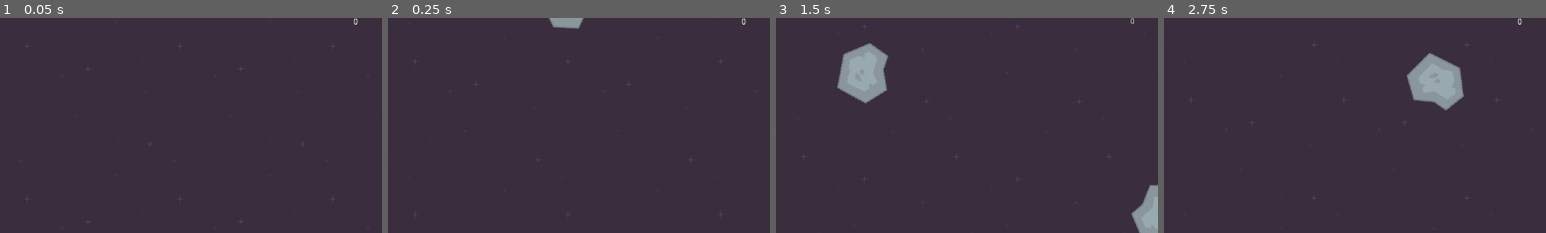
Above: before the commit, frames 1-4 (left to right).
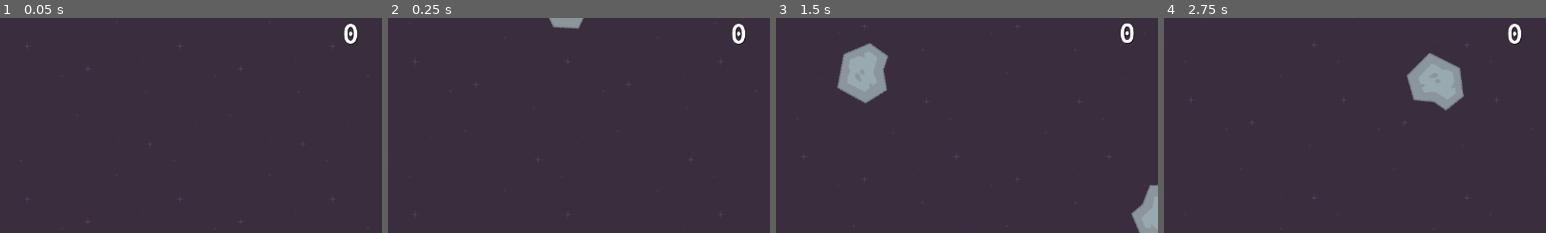
Above: after the commit, the same moments.

Repository: LeoDiana/SpaceShooter
Game: Godot game, scene res://Game.tscn
Two runs of this game, one before a commit and one after it. Both use one fixed random seed, a clock stepped at 60 frames per second and the inputs below.
Inputs:
- Up to frame 1 (0.05 s): no input
- Up to frame 2 (0.25 s): no input
- Up to frame 3 (1.5 s): tap Enter at 0.5 s; hold Space (shoot) 0.53-1.28 s; hold Right (ui_right) from 0.53 s (still down); tap Space (shoot) at 1.35 s
- Up to frame 4 (2.75 s): release Right (ui_right) at 2.03 s; hold Left (ui_left) from 2.03 s (still down); hold Space (shoot) from 2.03 s (still down)
The pictures show only the part of the screen within x 50-100%, y 0-50%; the shares and areas given below are measured in that part.

The runs differ from the first frame. In frame 1, 0.3% of the frame differs, in the area x 90-94%, y 0-13%; in frame 2, 0.3%; in frame 3, 0.3%; in frame 4, 0.3%.

Commit message:
game over, difficulty

Diff:
--- a/AsteroidSpawner.gd
+++ b/AsteroidSpawner.gd
@@ -1,7 +1,8 @@
 extends Node
 
 var asteroid_scene = load("res://objects/Asteroid.tscn")
-
+var asteroid_spawn_interval := 2.0
+var difficulty_index := 1.5
 
 func _ready():
 	_spawn_asteroid()
@@ -21,3 +22,17 @@
 	asteroid.angular_damp = 0
 	asteroid.linear_velocity = Vector2(rand_range(-300, 300), 300)
 	asteroid.linear_damp = 0
+
+
+func _on_DifficultyTimer_timeout():
+	$SpawnTimer.wait_time = float(asteroid_spawn_interval) / float(difficulty_index)
+	difficulty_index += 1
+	print($SpawnTimer.wait_time)
+
+func restart():
+	$SpawnTimer.stop()
+	$DifficultyTimer.stop()
+	asteroid_spawn_interval = 2
+	difficulty_index = 1.5
+	$SpawnTimer.start()
+	$DifficultyTimer.start()
--- a/Game.gd
+++ b/Game.gd
@@ -1,4 +1,7 @@
 extends Node2D
+
+var is_game_over := false
+var player_scene = load("res://characters/Player.tscn")
 
 func _ready():
 	connect("resized", self, "call_wrap_around")
@@ -8,4 +11,53 @@
 
 
 func _on_Player_laser_shoot():
-	pass # Replace with function body.
+	$ScreenShake.start(0.1, 15, 4, 0)
+
+# Game Over
+func _on_Player_player_died():
+	# stop gameplay music and load "game over" music
+	$MusicPlayer.stop()
+	$MusicPlayer.stream = load("res://assets/audio/music/sawsquarenoise_-_06_-_Towel_Defence_Jingle_Loose.ogg")
+	$MusicPlayer.stream.loop = false
+	$MusicPlayer.volume_db = -5
+
+	# stop new asteroids from spawning
+	$AsteroidSpawner/SpawnTimer.stop()
+
+	# turn off "roaring" sound for every already-spawned asteroid
+	for a in get_tree().get_nodes_in_group("asteroids"):
+		if (!a.is_queued_for_deletion() and a.has_node("AudioStreamPlayer2D")):
+			a.get_node("AudioStreamPlayer2D").stop()
+
+
+	$GameOverTimer.start()
+
+func _on_GameOverTimer_timeout():
+	# play "game over" music and show "game over" screen
+	$MusicPlayer.play(0)
+	$GameOverLabel.visible = true
+	is_game_over = true
+
+func _unhandled_input(event: InputEvent) -> void:
+	if (is_game_over and event.is_action_released("restart_game")):
+		_restart_game()
+
+func _restart_game():
+	_undo_game_over()
+	_respawn_player()
+	$AsteroidSpawner.restart()
+	$GUI/MarginContainer/HBoxContainer/VBoxContainer/Score.reset()
+	is_game_over = false
+
+func _undo_game_over():
+	$GameOverLabel.visible = false
+	$MusicPlayer.stop()
+	$MusicPlayer.stream = load("res://assets/audio/music/sawsquarenoise_-_03_-_Towel_Defence_Ingame.ogg")
+	$MusicPlayer.stream.loop = true
+	$MusicPlayer.volume_db = -10
+	$MusicPlayer.play(0)
+
+func _respawn_player():
+	var player = player_scene.instance()
+	player.position = Vector2(626, 680)
+	add_child(player)
--- a/Game.tscn
+++ b/Game.tscn
@@ -8,6 +8,8 @@
 [ext_resource path="res://entities/MainCamera.tscn" type="PackedScene" id=6]
 [ext_resource path="res://entities/MainCamera.gd" type="Script" id=7]
 [ext_resource path="res://ui/Score.gd" type="Script" id=8]
+[ext_resource path="res://assets/audio/music/sawsquarenoise_-_03_-_Towel_Defence_Ingame.ogg" type="AudioStream" id=9]
+[ext_resource path="res://assets/fonts/UbuntuMono-Bold.ttf" type="DynamicFontData" id=10]
 
 [sub_resource type="Shader" id=1]
 code = "shader_type canvas_item;
@@ -24,6 +26,20 @@
 shader = SubResource( 1 )
 shader_param/direction = Vector2( 0, -1 )
 shader_param/speed_scale = 0.5
+
+[sub_resource type="DynamicFont" id=4]
+size = 50
+font_data = ExtResource( 10 )
+
+[sub_resource type="DynamicFont" id=3]
+size = 200
+font_data = ExtResource( 10 )
+
+[sub_resource type="DynamicFont" id=5]
+size = 50
+use_mipmaps = true
+use_filter = true
+font_data = ExtResource( 10 )
 
 [node name="Game" type="Node2D"]
 script = ExtResource( 3 )
@@ -69,18 +85,59 @@
 margin_left = 20.0
 margin_top = 10.0
 margin_right = 1260.0
-margin_bottom = 50.0
+margin_bottom = 115.0
 
 [node name="VBoxContainer" type="VBoxContainer" parent="GUI/MarginContainer/HBoxContainer"]
 margin_right = 1240.0
-margin_bottom = 40.0
+margin_bottom = 105.0
 size_flags_horizontal = 3
 
 [node name="Score" type="Label" parent="GUI/MarginContainer/HBoxContainer/VBoxContainer"]
 margin_right = 1240.0
-margin_bottom = 31.0
+margin_bottom = 105.0
+custom_fonts/font = SubResource( 4 )
+custom_colors/font_color_shadow = Color( 0, 0, 0, 1 )
 text = "0
 "
 align = 2
 script = ExtResource( 8 )
-[connection signal="laser_shoot" from="Player" to="MainCamera" method="_on_Player_laser_shoot"]
+
+[node name="MusicPlayer" type="AudioStreamPlayer" parent="."]
+stream = ExtResource( 9 )
+volume_db = -10.0
+autoplay = true
+
+[node name="GameOverLabel" type="Label" parent="."]
+visible = false
+margin_left = 205.988
+margin_top = 170.108
+margin_right = 1105.99
+margin_bottom = 370.108
+custom_fonts/font = SubResource( 3 )
+custom_colors/font_color_shadow = Color( 0, 0, 0, 1 )
+text = "Game Over"
+align = 1
+valign = 1
+__meta__ = {
+"_edit_use_anchors_": false
+}
+
+[node name="RestartLabel" type="Label" parent="GameOverLabel"]
+margin_left = 146.041
+margin_top = 314.305
+margin_right = 746.041
+margin_bottom = 365.305
+custom_fonts/font = SubResource( 5 )
+custom_colors/font_color = Color( 0.992157, 0.992157, 0.827451, 1 )
+custom_colors/font_color_shadow = Color( 0, 0, 0, 1 )
+text = "Press \"SPACE\" to Restart"
+align = 1
+valign = 1
+__meta__ = {
+"_edit_use_anchors_": false
+}
+
+[node name="GameOverTimer" type="Timer" parent="."]
+one_shot = true
+[connection signal="player_died" from="Player" to="." method="_on_Player_player_died"]
+[connection signal="timeout" from="GameOverTimer" to="." method="_on_GameOverTimer_timeout"]
--- a/characters/Player.gd
+++ b/characters/Player.gd
@@ -1,14 +1,25 @@
 extends KinematicBody2D
 
 signal laser_shoot
+signal player_died
+
 const SPEED := 600
 var player_explosion_scene = load("res://objects/ParticlesPlayerExplosion.tscn")
+
+func _ready() -> void:
+	var camera = get_parent().get_node("MainCamera")
+	self.connect("laser_shoot", camera, "_on_Player_laser_shoot")
+
+	var game = get_parent()
+	self.connect("player_died", game, "_on_Player_player_died")
 
 func explode():
 	var explosion = player_explosion_scene.instance()
 	explosion.position = self.position
 	get_parent().add_child(explosion)
 	explosion.emitting = true
+
+	emit_signal("player_died")
 
 	queue_free()
 
--- a/objects/AsteroidSpawner.tscn
+++ b/objects/AsteroidSpawner.tscn
@@ -8,4 +8,9 @@
 [node name="SpawnTimer" type="Timer" parent="."]
 wait_time = 0.3
 autostart = true
+
+[node name="DifficultyTimer" type="Timer" parent="."]
+wait_time = 5.0
+autostart = true
 [connection signal="timeout" from="SpawnTimer" to="." method="_spawn_asteroid"]
+[connection signal="timeout" from="DifficultyTimer" to="." method="_on_DifficultyTimer_timeout"]
--- a/project.godot
+++ b/project.godot
@@ -41,6 +41,11 @@
 "events": [ Object(InputEventKey,"resource_local_to_scene":false,"resource_name":"","device":0,"alt":false,"shift":false,"control":false,"meta":false,"command":false,"pressed":false,"scancode":32,"unicode":0,"echo":false,"script":null)
  ]
 }
+restart_game={
+"deadzone": 0.5,
+"events": [ Object(InputEventKey,"resource_local_to_scene":false,"resource_name":"","device":0,"alt":false,"shift":false,"control":false,"meta":false,"command":false,"pressed":false,"scancode":32,"unicode":0,"echo":false,"script":null)
+ ]
+}
 
 [rendering]
 
--- a/ui/PointsScored.tscn
+++ b/ui/PointsScored.tscn
@@ -1,7 +1,12 @@
-[gd_scene load_steps=3 format=2]
+[gd_scene load_steps=5 format=2]
 
 [ext_resource path="res://PointsScored.gd" type="Script" id=1]
 [ext_resource path="res://assets/audio/sfx/ScorePoint.wav" type="AudioStream" id=2]
+[ext_resource path="res://assets/fonts/UbuntuMono-Bold.ttf" type="DynamicFontData" id=3]
+
+[sub_resource type="DynamicFont" id=1]
+size = 18
+font_data = ExtResource( 3 )
 
 [node name="PointsScored" type="Node2D"]
 script = ExtResource( 1 )
@@ -11,6 +16,7 @@
 margin_top = -7.0
 margin_right = 15.0
 margin_bottom = 10.0
+custom_fonts/font = SubResource( 1 )
 custom_colors/font_color = Color( 0.980392, 0.913725, 0.0784314, 1 )
 custom_colors/font_color_shadow = Color( 0, 0, 0, 1 )
 text = "100
--- a/ui/Score.gd
+++ b/ui/Score.gd
@@ -4,3 +4,6 @@
 	var score = int(text)
 	score += points_scored
 	text = str(score)
+
+func reset():
+	text = str(0)
Not shown: 1 places in Game.tscn that only renumber resources
